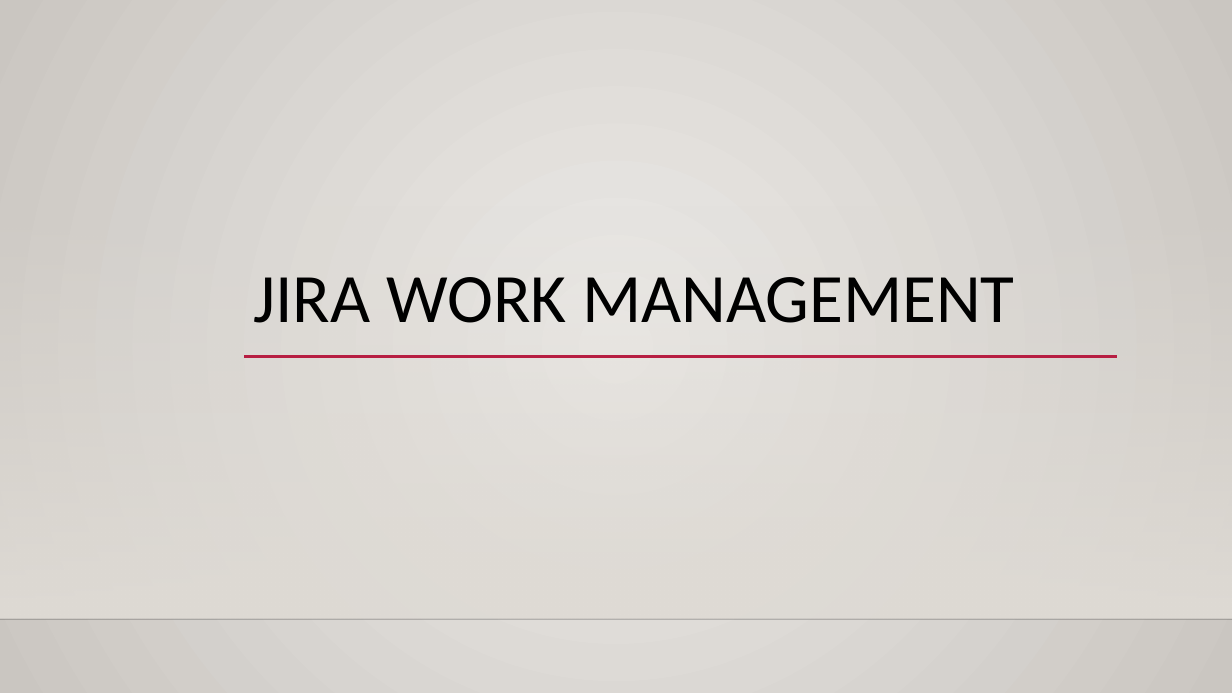
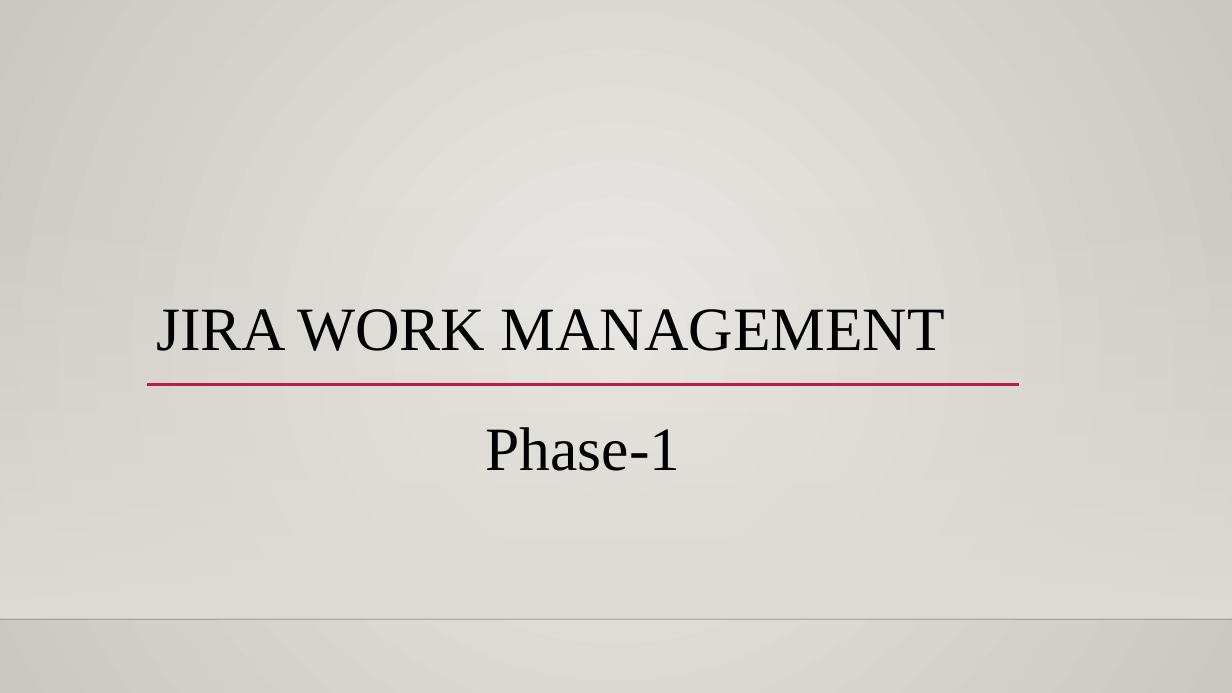
Before and after one commit to rajgabani/DAB-103-006-001, a slide deck: slide 53 of Project.pptx (slide 30 before the commit). Drawn at 1232x693 pixels with LibreOffice and Linux fonts; fonts in the diff are those of the drawing; background and template pictures are left out. Boxes give left, top, right and bottom in pixels: in the first picture for what was removed or moved away, otherwise in the second. Text is boxed around its words. In the diff, an @@ line names an element or a change of style, - is before the commit and + after.

Commit message:
phase-2

```diff
--- a/Project.pptx
+++ b/Project.pptx
@@ title "JIRA WORK MANAGEMENT": place and size @@
-title "JIRA WORK MANAGEMENT" at (254,277,1014,323)
+title "JIRA WORK MANAGEMENT" at (156,309,945,351)
@@ title "JIRA WORK MANAGEMENT" at (156,309,945,351): size 54 to 48 pt, font Calibri to Times New Roman @@
@@ line moved from (244, 357) - (1117, 357) to (147, 384) - (1019, 384) @@
@@ text added at (485,427,680,471), 48 pt, text #000000 @@
+Phase-1
```
Also in this commit, not shown: 20 other slides changed, 29 slides added, 3 slides removed, 1 other file.
